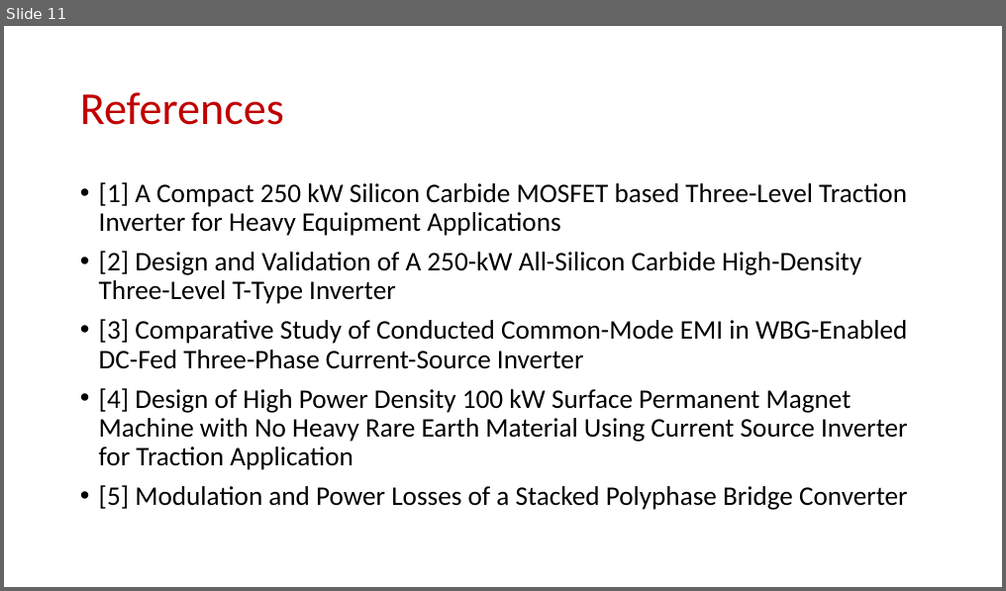
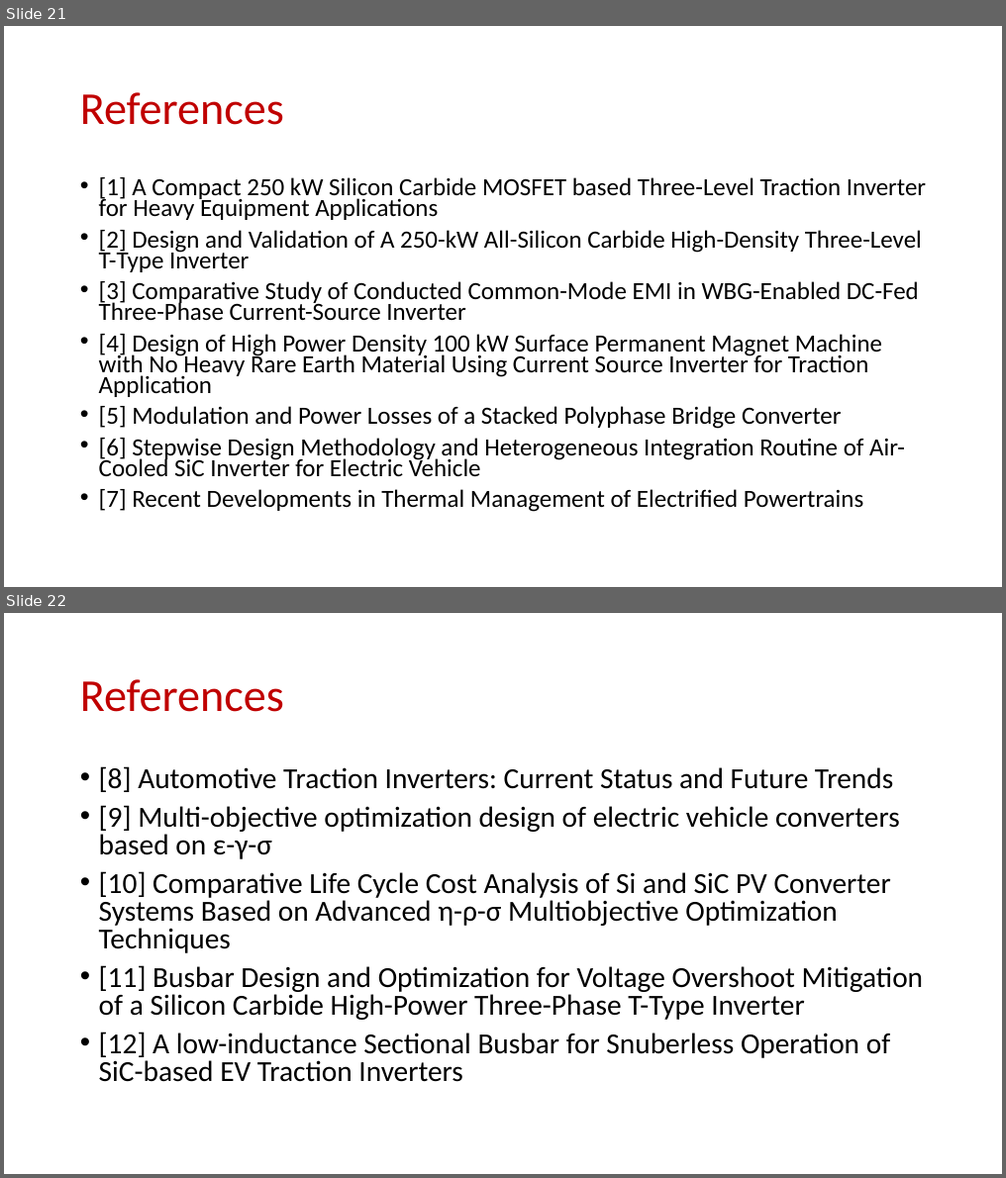
Before and after one commit to EnesAyaz/KTH, a slide deck: Weekly-Reports/InverterDesignConsideration.pptx. Shown one above the other, each under a label of ours: slide 11 before the commit, slides 21 and 22 after it. The pictures are 1006x591 and 1006x1178 pixels, drawn with LibreOffice and Linux fonts; fonts in the diff are those of the drawing. Boxes give left, top, right and bottom in pixels: in the first picture for what was removed or moved away, otherwise in the second. Text is boxed around its words. In the diff, an @@ line names an element or a change of style, - is before the commit and + after.

```diff
--- a/Weekly-Reports/InverterDesignConsideration.pptx
+++ b/Weekly-Reports/InverterDesignConsideration.pptx
@@ slide 22 added at (x1=4, y1=613, x2=1002, y2=1174), background #FFFFFF @@
@@ title added at (x1=80, y1=679, x2=284, y2=712), 44 pt, text #C00000 @@
+References
@@ text added at (x1=99, y1=766, x2=924, y2=1082), 28 pt, text #000000 @@
+• [8] Automotive Traction Inverters: Current Status and Future Trends
+• [9] Multi-objective optimization design of electric vehicle converters based on ε-γ-σ
+• [10] Comparative Life Cycle Cost Analysis of Si and SiC PV Converter Systems Based on Advanced η-ρ-σ Multiobjective Optimization Techniques
+• [11] Busbar Design and Optimization for Voltage Overshoot Mitigation of a Silicon Carbide High-Power Three-Phase T-Type Inverter
+• [12] A low-inductance Sectional Busbar for Snuberless Operation of SiC-based EV Traction Inverters
@@ what was slide 11 is now slide 21 @@
@@ slide 21 changed as well @@
@@ text at (x1=99, y1=177, x2=926, y2=429): size 25.9 to 23.8 pt in "[1] A Compact 250 kW Silicon Carbide ...", "[2] Design and Validation of A 250-kW ...", "[3] Comparative Study of Conducted Common-Mode EMI ...", "[4] Design of High Power Density 100 ..." and 1 more places; line spacing 0.9 to 0.7 @@
@@ text at (x1=99, y1=438, x2=905, y2=512): paragraphs added @@
+• [6] Stepwise Design Methodology and Heterogeneous Integration Routine of Air-Cooled SiC Inverter for Electric Vehicle
+• [7] Recent Developments in Thermal Management of Electrified Powertrains
```
Also in this commit, not shown: 4 other slides changed, 12 other slides added, 2 slides removed, 2 other files.
